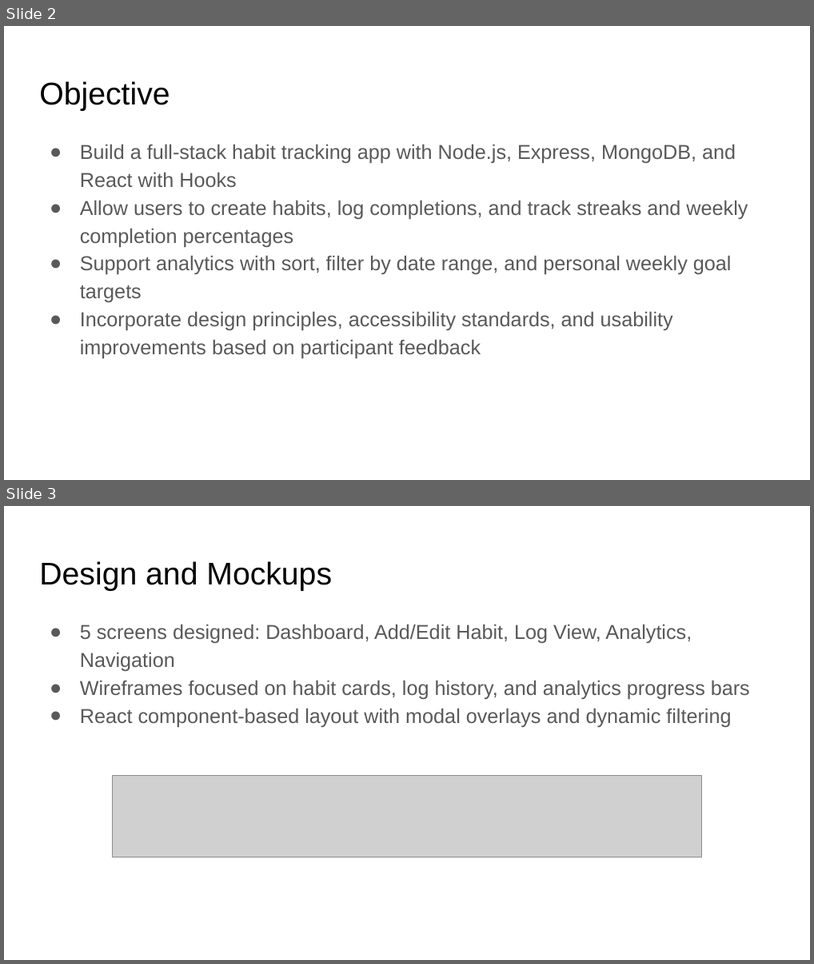
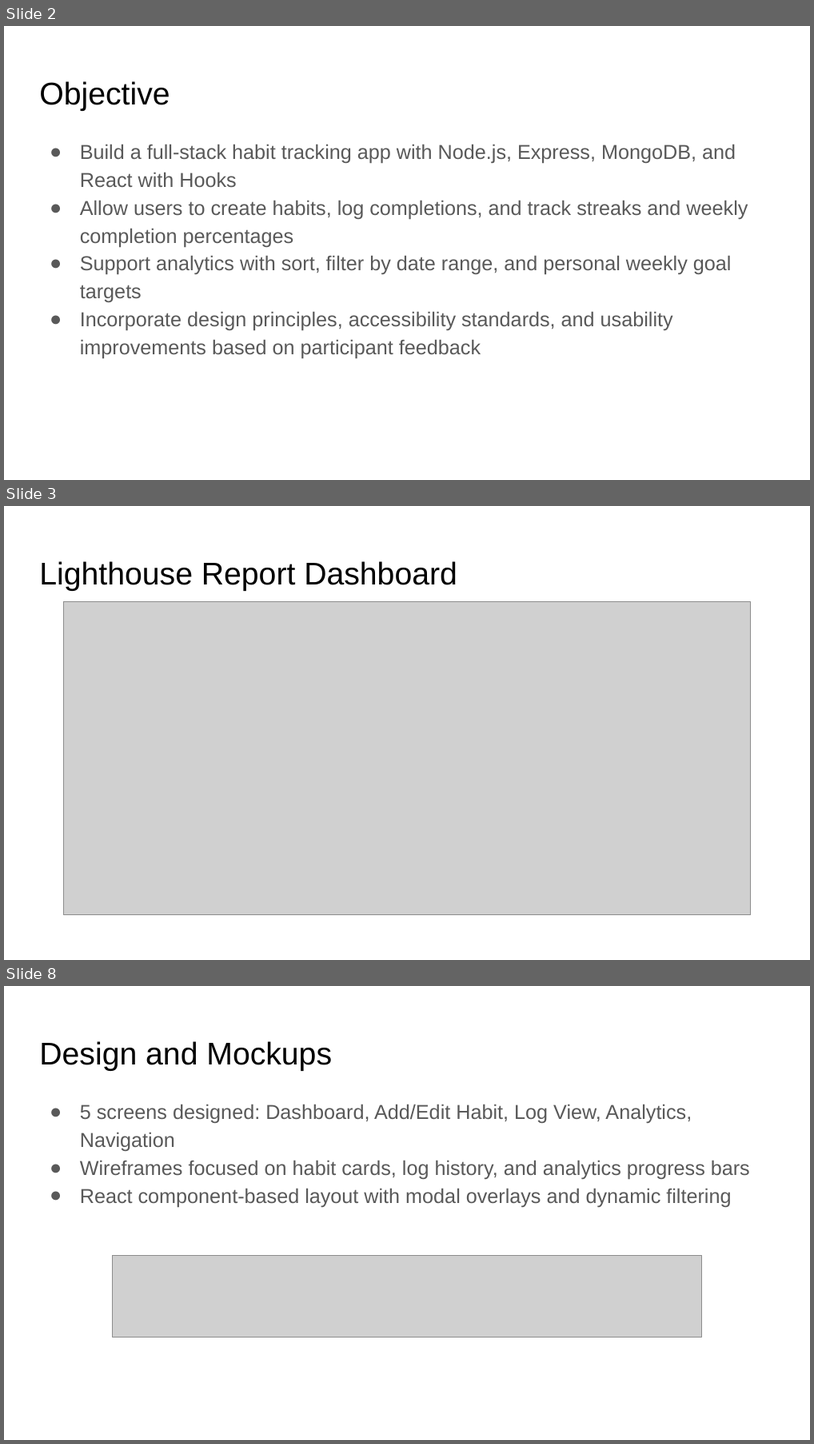
Before and after one commit to aniketnandi/Habit-Forge, a slide deck: Final Project_HabitForge_Presentation.pptx. Shown one above the other, each under a label of ours: slides 2 and 3 before the commit, slides 2, 3 and 8 after it; the slides between them are not shown. The pictures are 814x964 and 814x1444 pixels, drawn with LibreOffice and Linux fonts; fonts in the diff are those of the drawing; grey boxes stand for pictures. Boxes give left, top, right and bottom in pixels: in the first picture for what was removed or moved away, otherwise in the second. Text is boxed around its words. In the diff, an @@ line names an element or a change of style, - is before the commit and + after.

```diff
--- a/Final Project_HabitForge_Presentation.pptx
+++ b/Final Project_HabitForge_Presentation.pptx
@@ slide 3 added at (4, 506, 810, 960), background #FFFFFF @@
@@ title added at (39, 561, 458, 591), 28 pt, text #000000 @@
+Lighthouse Report Dashboard
@@ picture added at (64, 602, 750, 915) @@
@@ what was slide 3 is now slide 8 @@
```
Also in this commit, not shown: 1 slide changed, 4 other slides added, 2 other files.
